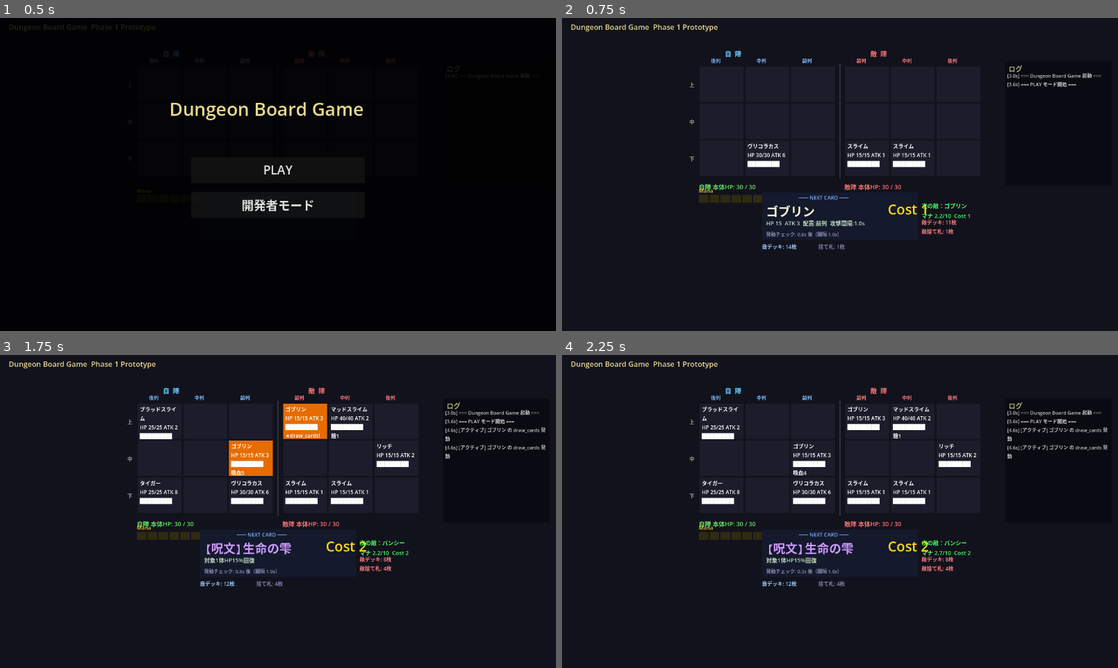
Above: before the commit, frames 1-4 (two rows, left to right).
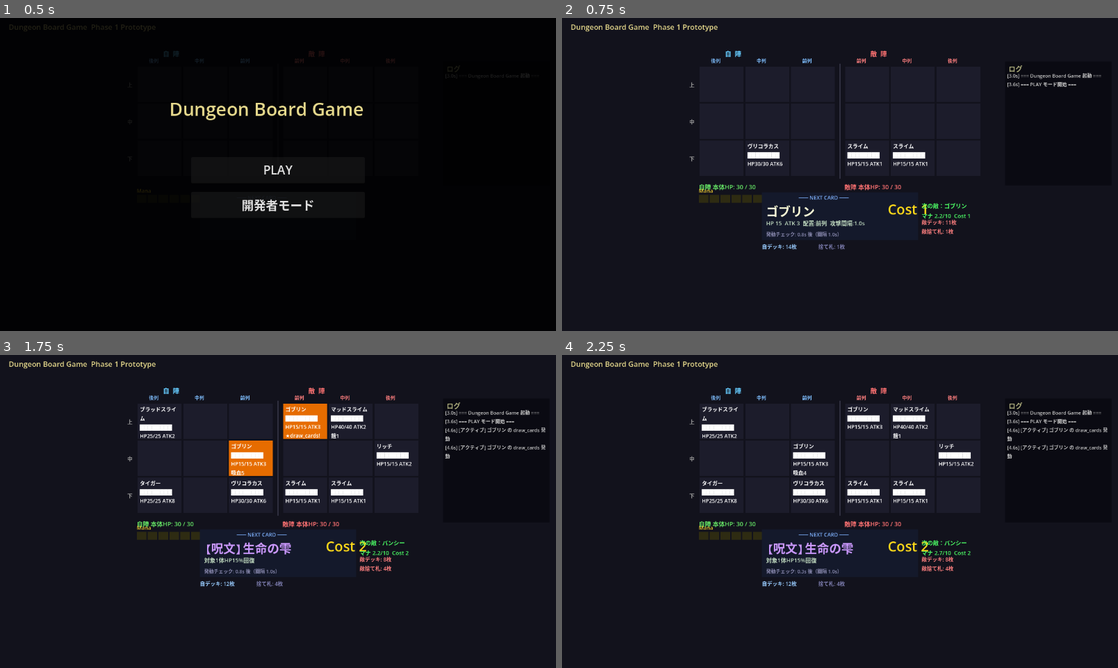
Above: after the commit, the same moments.

Repository: kazumak334-create/dungeon-board-game
Game: Godot game, scene res://scenes/Main.tscn
Two runs of this game, one before a commit and one after it. Both use one fixed random seed, a clock stepped at 60 frames per second and the inputs below.
Inputs (mouse positions are in pixels of both pictures, inside the frame that each line leads up to):
- Up to frame 1 (0.5 s): no input
- Up to frame 2 (0.75 s): click "PLAY" at 0.5 s
- Up to frame 3 (1.75 s): tap Enter at 1.25 s; move the mouse to (400, 495) at 1.27 s; click (400, 495) at 1.42 s
- Up to frame 4 (2.25 s): drag from (728, 527) to (812, 574) at 2.02 s

Frame 1 is identical in both runs. In frame 2, 0.8% of the frame differs, in the area x 33-67%, y 42-48%; in frame 3, 2.3%, in the area x 25-75%, y 19-48%; in frame 4, 2.3%.

Commit message:
fix: 呪われた地の色トーン上げ + HPバーを1行にまとめ
- 呪われた地: (0.5,0.0,0.5)→(0.8,0.2,0.6) 明るめピンク紫に（毒沼と差別化）
- HPバー+HP数値+ATKを1行に統合

Co-Authored-By: Claude Opus 4.6 (1M context) <noreply@anthropic.com>

Diff:
--- a/scripts/Main.gd
+++ b/scripts/Main.gd
@@ -729,8 +729,7 @@
 		# 組み立て
 		var lines: Array = [
 			unit.unit_name,
-			"HP %d/%d ATK %d" % [unit.current_hp, unit.max_hp, unit.attack],
-			hp_bar,
+			"%s HP%d/%d ATK%d" % [hp_bar, unit.current_hp, unit.max_hp, unit.attack],
 		]
 		if buff_line != "": lines.append(buff_line)
 		if flash_line != "": lines.append(flash_line)
@@ -747,7 +746,7 @@
 		var tile_display: String = tile_def.get("display", tile_id)
 		# 色オーバーレイ（ヒビは色ではなくテキスト）
 		match tile_id:
-			"tile_curse":        rect.color = rect.color.lerp(Color(0.5, 0.0, 0.5), 0.3)
+			"tile_curse":        rect.color = rect.color.lerp(Color(0.8, 0.2, 0.6), 0.4)
 			"tile_fire":         rect.color = rect.color.lerp(Color(0.8, 0.2, 0.0), 0.3)
 			"tile_beast_forest": rect.color = rect.color.lerp(Color(0.0, 0.5, 0.0), 0.3)
 			"tile_fortress":     rect.color = rect.color.lerp(Color(0.3, 0.3, 0.6), 0.3)
